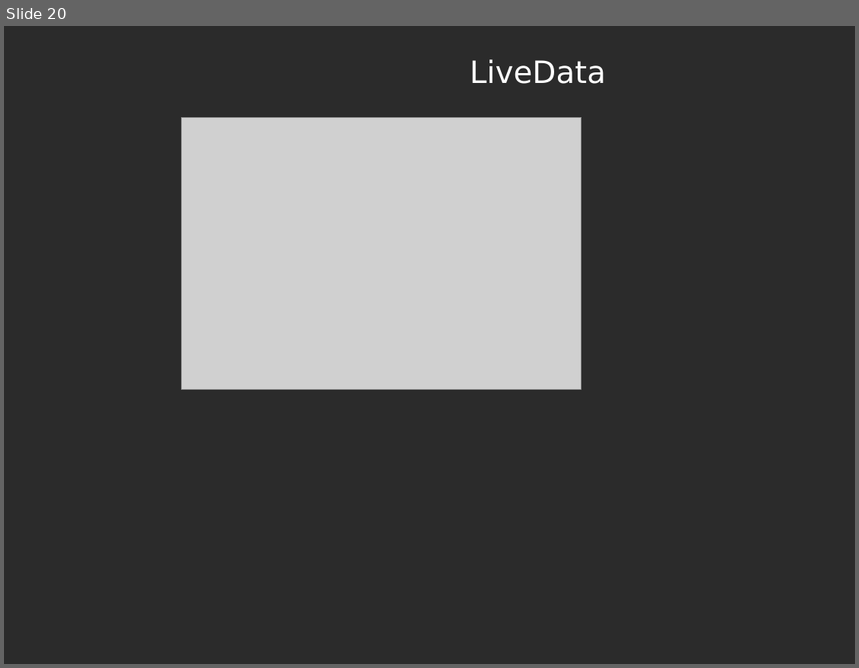
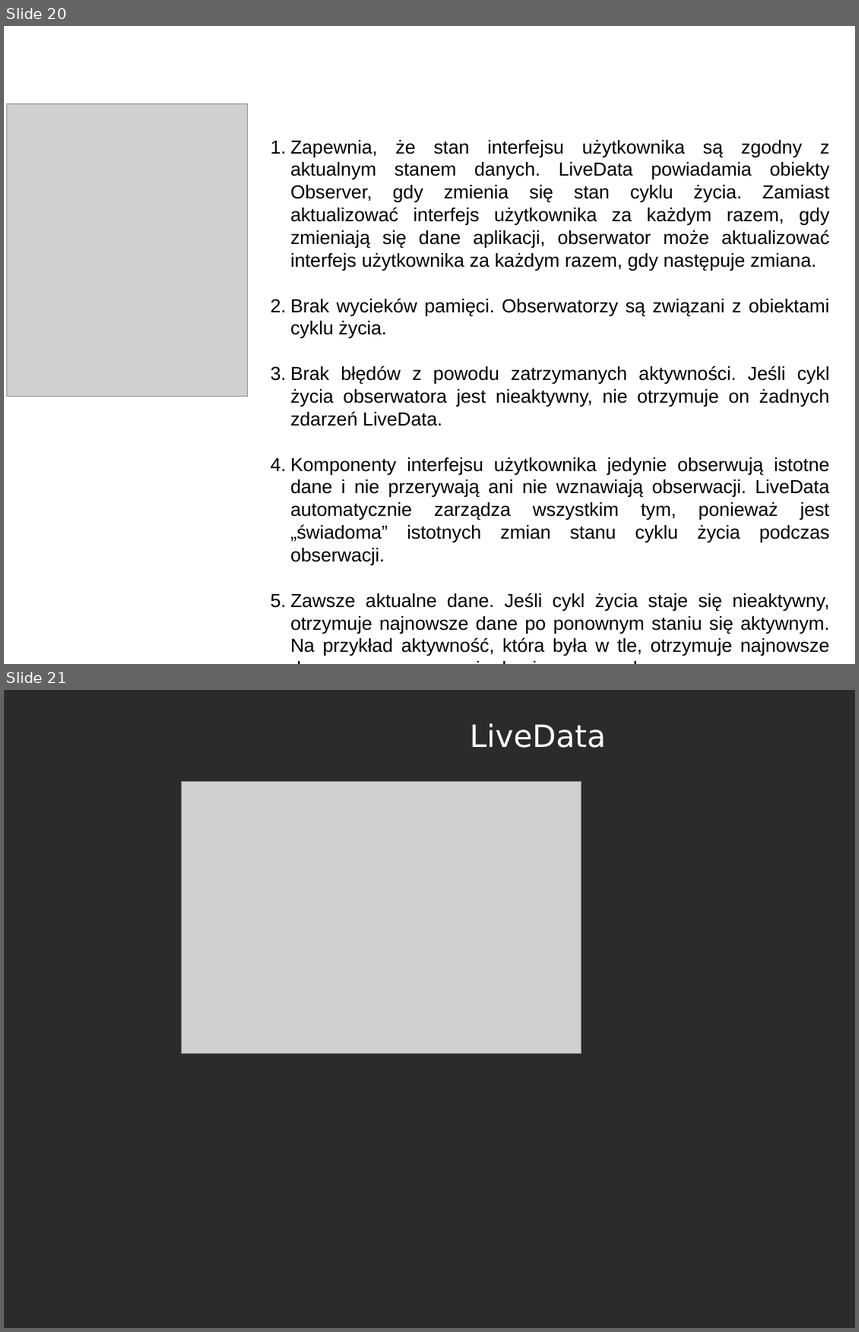
Before and after one commit to RafLew84/PUM, a slide deck: 2023-2024/Wyk/Wyklad8.pptx. Shown one above the other, each under a label of ours: slide 20 before the commit, slides 20 and 21 after it. The pictures are 859x668 and 859x1332 pixels, drawn with LibreOffice and Linux fonts; fonts in the diff are those of the drawing; grey boxes stand for pictures; background and template pictures are left out; a plain dark background stands for a picture behind light text. Boxes give left, top, right and bottom in pixels: in the first picture for what was removed or moved away, otherwise in the second. Text is boxed around its words. In the diff, an @@ line names an element or a change of style, - is before the commit and + after.

```diff
--- a/2023-2024/Wyk/Wyklad8.pptx
+++ b/2023-2024/Wyk/Wyklad8.pptx
@@ slide 20 added at (4,26,855,664), background picture (left out) @@
@@ text added at (265,49,812,95), 26 pt, text #FFFFFF @@
+LiveData
@@ picture added at (6,104,247,397) @@
@@ text added at (291,140,830,656), 16 pt, text #000000 @@
+1. Zapewnia, że stan interfejsu użytkownika są zgodny z aktualnym stanem danych. LiveData powiadamia obiekty Observer, gdy zmienia się stan cyklu życia. Zamiast aktualizować interfejs użytkownika za każdym razem, gdy zmieniają się dane aplikacji, obserwator może aktualizować interfejs użytkownika za każdym razem, gdy następuje zmiana.
+2. Brak wycieków pamięci. Obserwatorzy są związani z obiektami cyklu życia.
+3. Brak błędów z powodu zatrzymanych aktywności. Jeśli cykl życia obserwatora jest nieaktywny, nie otrzymuje on żadnych zdarzeń LiveData.
+4. Komponenty interfejsu użytkownika jedynie obserwują istotne dane i nie przerywają ani nie wznawiają obserwacji. LiveData automatycznie zarządza wszystkim tym, ponieważ jest „świadoma” istotnych zmian stanu cyklu życia podczas obserwacji.
+5. Zawsze aktualne dane. Jeśli cykl życia staje się nieaktywny, otrzymuje najnowsze dane po ponownym staniu się aktywnym. Na przykład aktywność, która była w tle, otrzymuje najnowsze dane zaraz po powrocie do pierwszego planu.
@@ what was slide 20 is now slide 21 @@
```
Also in this commit, not shown: 1 slide changed.
